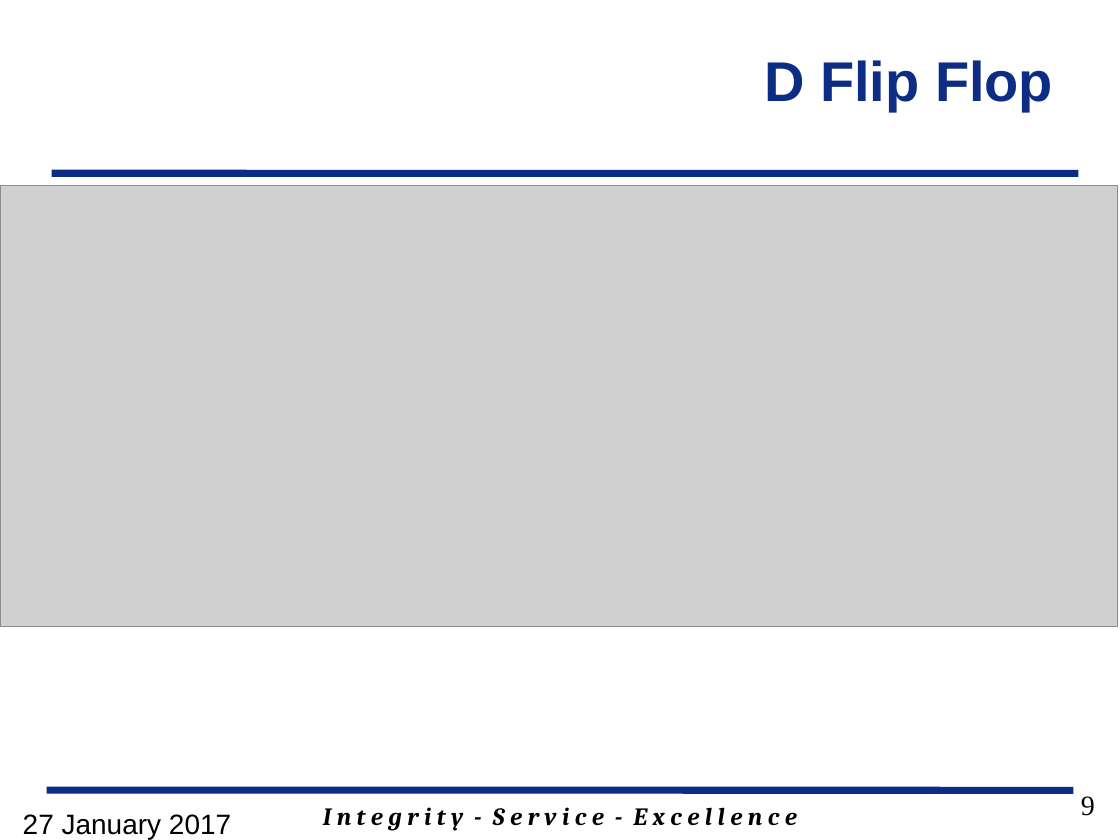
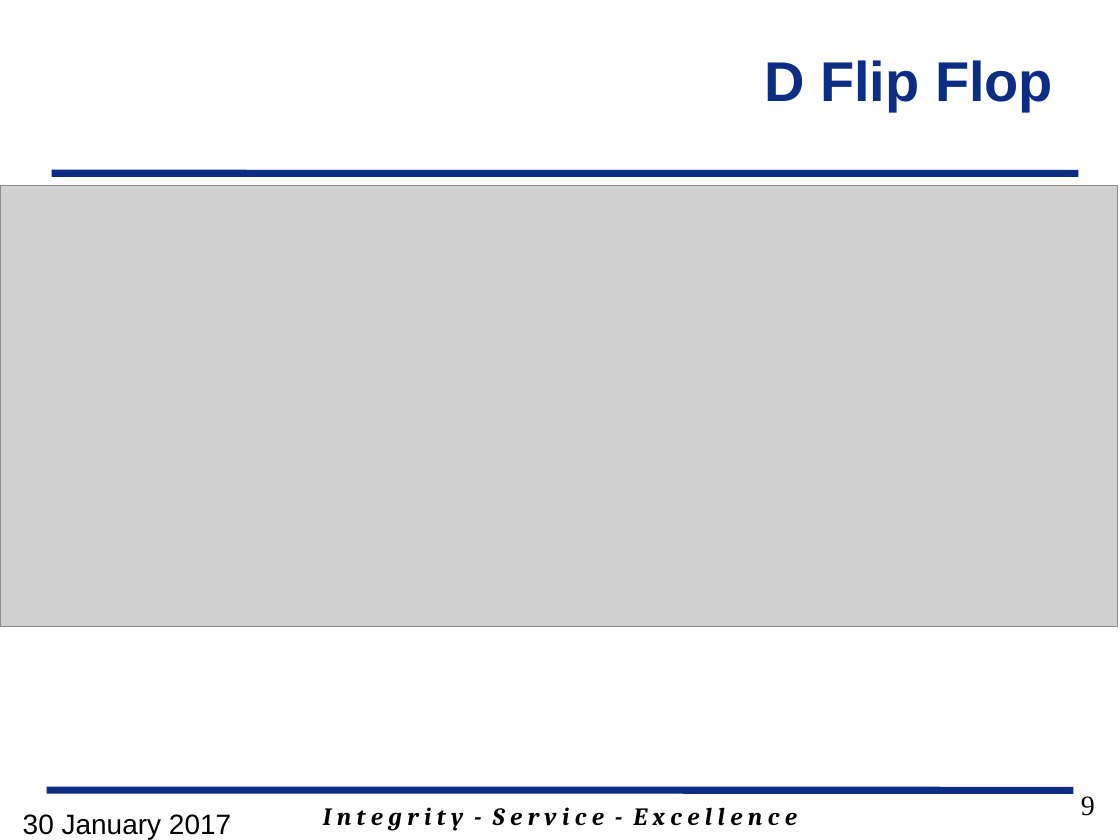
Before and after one commit to jfalkinburg/ECE383_web, a slide deck: slide 9 of lecture/slides/ECE_383_Lec9.pptx. Drawn at 1120x840 pixels with LibreOffice and Linux fonts; fonts in the diff are those of the drawing; grey boxes stand for pictures; background and template pictures are left out. Boxes give left, top, right and bottom in pixels: in the first picture for what was removed or moved away, otherwise in the second. Text is boxed around its words. In the diff, an @@ line names an element or a change of style, - is before the commit and + after.

```diff
--- a/lecture/slides/ECE_383_Lec9.pptx
+++ b/lecture/slides/ECE_383_Lec9.pptx
@@ text at [23,814,231,839]: text changed @@
-27 January 2017
+30 January 2017
```
Also in this commit, not shown: 4 other slides changed, 3 other files.
